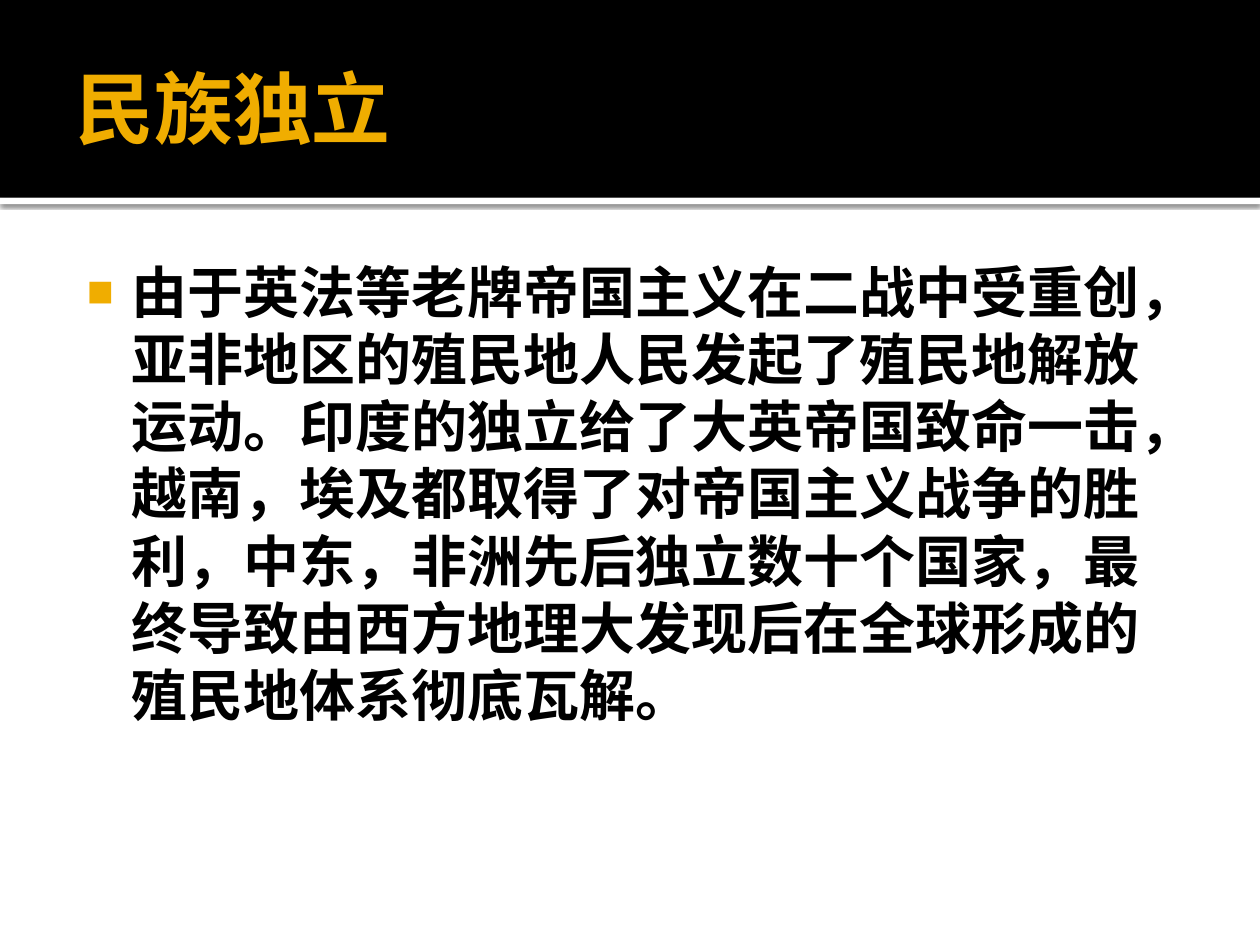
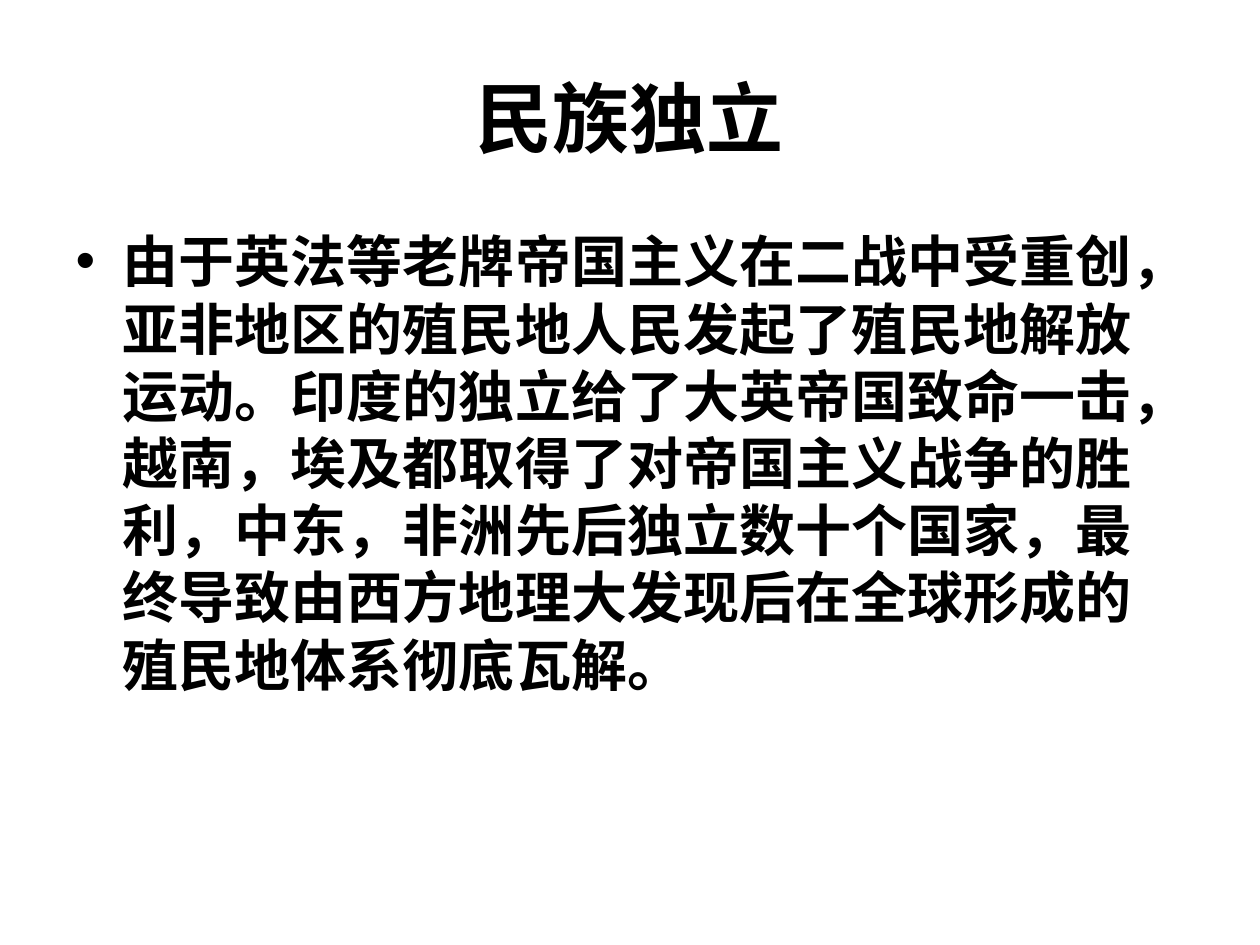
Before and after one commit to sans123wx/class, a slide deck: slide 13 of 第5章ppt/第二次世界大战.pptx. Drawn at 1260x945 pixels with LibreOffice and Linux fonts; fonts in the diff are those of the drawing. Boxes give left, top, right and bottom in pixels: in the first picture for what was removed or moved away, otherwise in the second. Text is boxed around its words. In the diff, an @@ line names an element or a change of style, - is before the commit and + after.

```diff
--- a/第5章ppt/第二次世界大战.pptx
+++ b/第5章ppt/第二次世界大战.pptx
@@ rectangle removed at (0, 0, 1260, 198) @@
@@ title "民族独立": place and size @@
-title "民族独立" at (76, 70, 391, 145)
+title "民族独立" at (476, 81, 784, 154)
@@ title "民族独立" at (476, 81, 784, 154): size 45 to 44 pt, text colour #F0AD00 to #000000; alignment left to centre @@
@@ rectangle removed at (0, 198, 1260, 204) @@
@@ text "由于英法等老牌帝国主义在二战中受重创，亚非地区的殖民地人民发起了殖民地解放运动。印度的独立给了大英帝国致命一击，越南，埃 ...": place and size @@
-text "由于英法等老牌帝国主义在二战中受重创，亚非地区的殖民地人民发起了殖民地解放运动。印度的独立给了大英帝国致命一击，越南，埃 ..." at (131, 265, 1195, 721)
+text "由于英法等老牌帝国主义在二战中受重创，亚非地区的殖民地人民发起了殖民地解放运动。印度的独立给了大英帝国致命一击，越南，埃 ..." at (123, 234, 1187, 691)
@@ text "由于英法等老牌帝国主义在二战中受重创，亚非地区的殖民地人民发起了殖民地解放运动。印度的独立给了大英帝国致命一击，越南，埃 ..." at (123, 234, 1187, 691): bullet ■ to •; more space between paragraphs @@
```
Also in this commit, not shown: 13 other slides changed, 30 other files.
